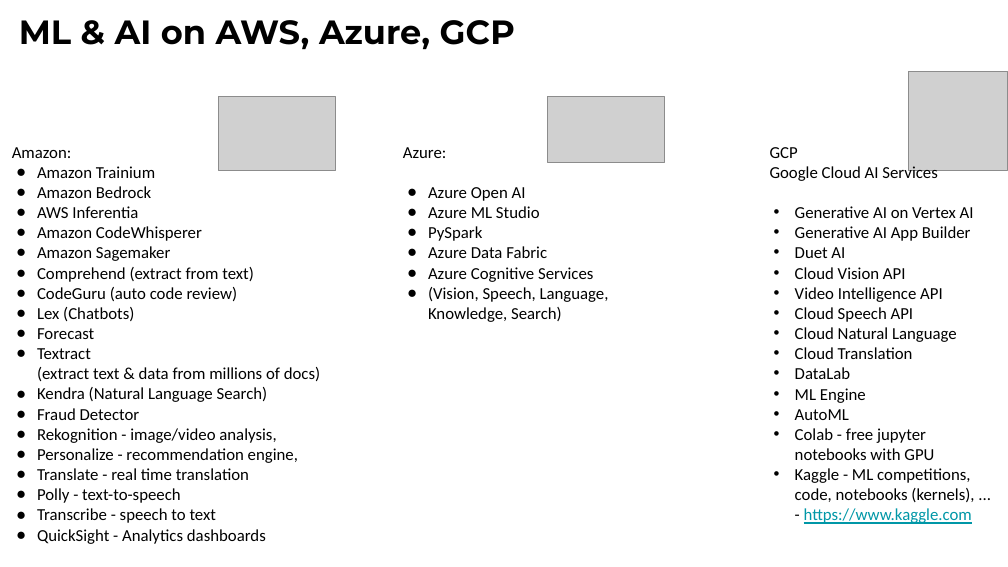
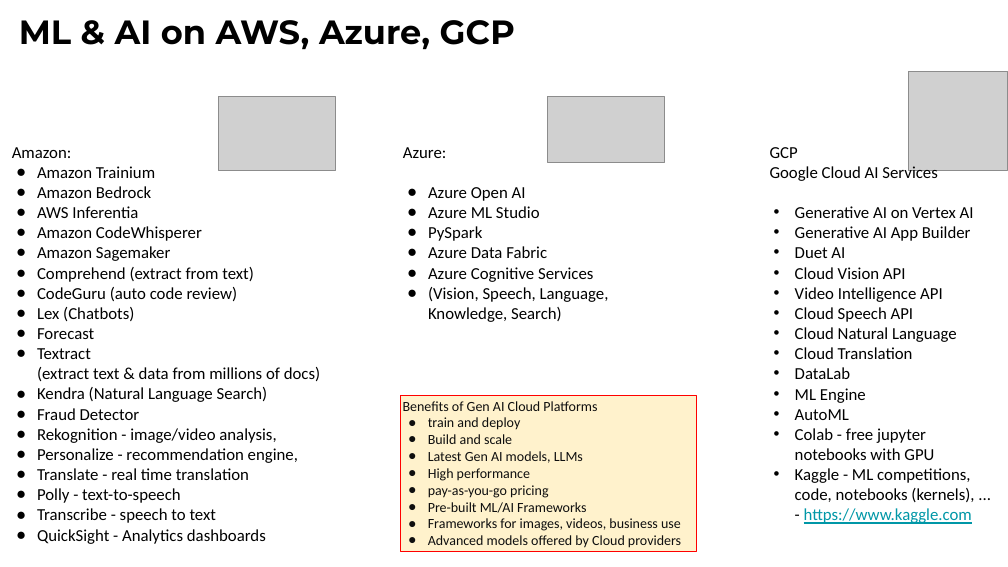
Before and after one commit to lselector/seminar, a slide deck: slide 28 of 2024/2024-01-19-AI-Updates.pptx (slide 26 before the commit). Drawn at 1008x567 pixels with LibreOffice and Linux fonts; fonts in the diff are those of the drawing; grey boxes stand for pictures. Boxes give left, top, right and bottom in pixels: in the first picture for what was removed or moved away, otherwise in the second. Text is boxed around its words. In the diff, an @@ line names an element or a change of style, - is before the commit and + after.

```diff
--- a/2024/2024-01-19-AI-Updates.pptx
+++ b/2024/2024-01-19-AI-Updates.pptx
@@ rectangle added at box(400, 395, 697, 552), fill #FFF2CC, outline #FF0000 0.75 pt, 10 pt, text #0F0F0F @@
+Benefits of Gen AI Cloud Platforms
+● train and deploy
+● Build and scale
+● Latest Gen AI models, LLMs
+● High performance
+● pay-as-you-go pricing
+● Pre-built ML/AI Frameworks
+● Frameworks for images, videos, business use
+● Advanced models offered by Cloud providers
```
Also in this commit, not shown: 11 other slides changed, 2 slides added, 5 slides removed.
